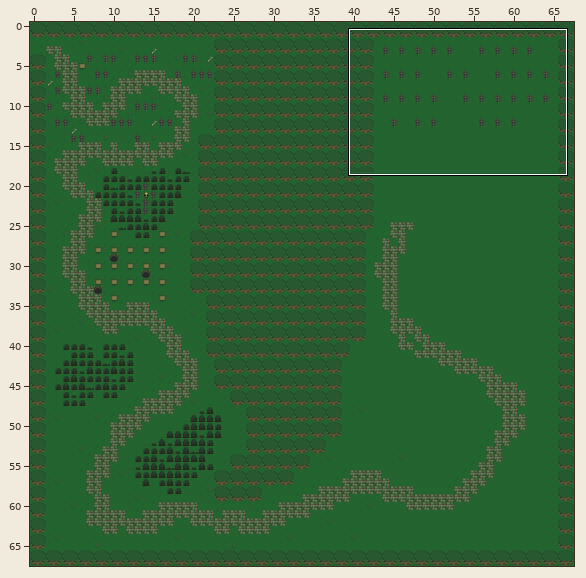
Two versions of a level (Tiled map, core/assets/data/maps/graveyard_battle.tmx). The picture above shows the old version from afar; the outline marks the close-up.
Close-up. Before the edit:
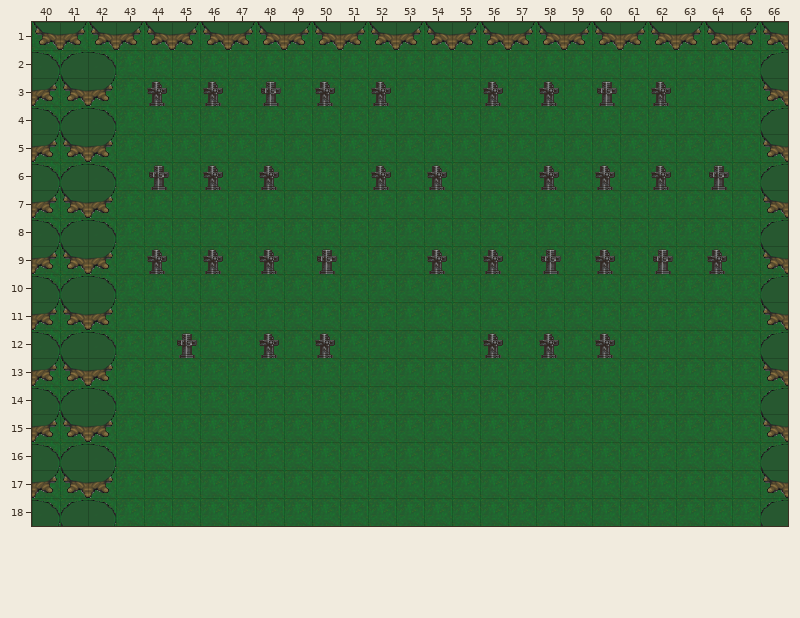
Cells are 32x32 px. Shown: x 40..66, y 1..18. The commit also changed other parts of the map, which this record leaves out.
Now the later version:
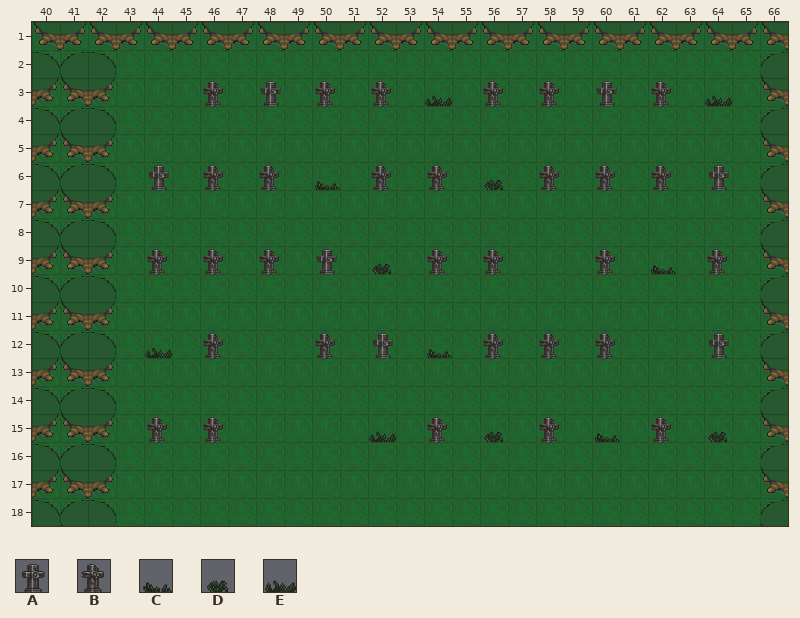
Key: from "graveyard": A 8, B 9, C 12, D 13, E 14.
_ is an empty cell.
Edits made:
Layer "Dekoration":
y 3: x 44 B -> _; x 54 _ -> E; x 64 _ -> E
y 6: x 50 _ -> C; x 56 _ -> D
y 9: x 52 _ -> D; x 58 A -> _; x 62 A -> C
y 12: x 44..46 _A_ -> E_B; x 48 B -> _; x 52 _ -> A; x 54 _ -> C; x 64 _ -> A
y 15: x 44 _ -> B; x 46 _ -> B; x 52 _ -> E; x 54 _ -> B; x 56 _ -> D; x 58 _ -> B; x 60 _ -> C; x 62 _ -> B; x 64 _ -> D
